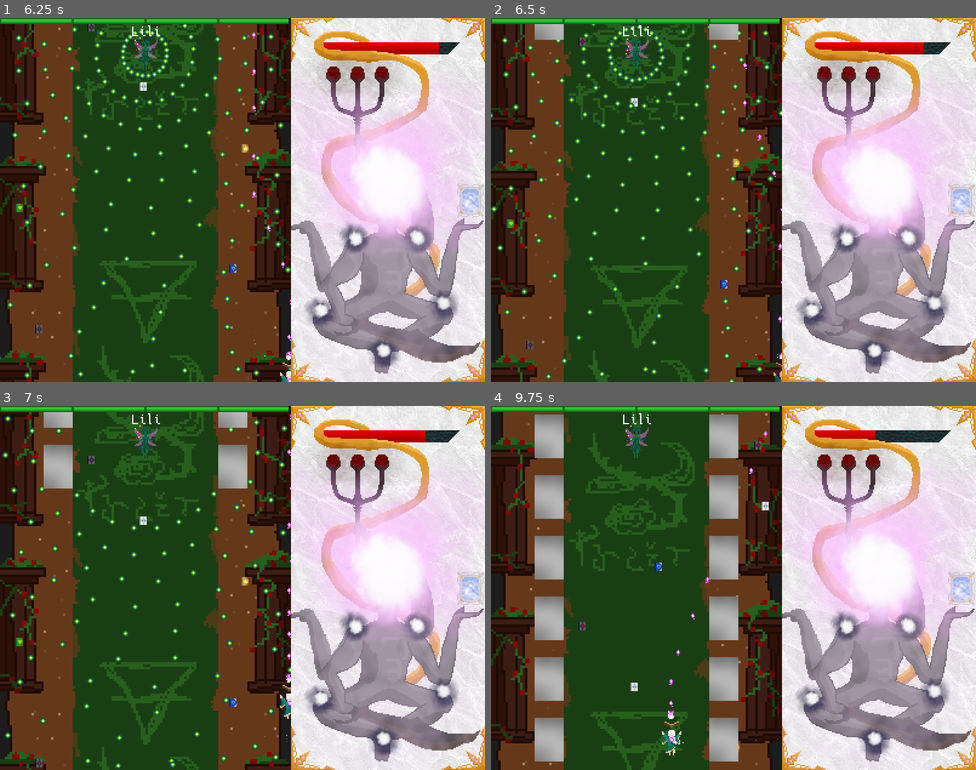
Above: before the commit, frames 1-4 (two rows, left to right).
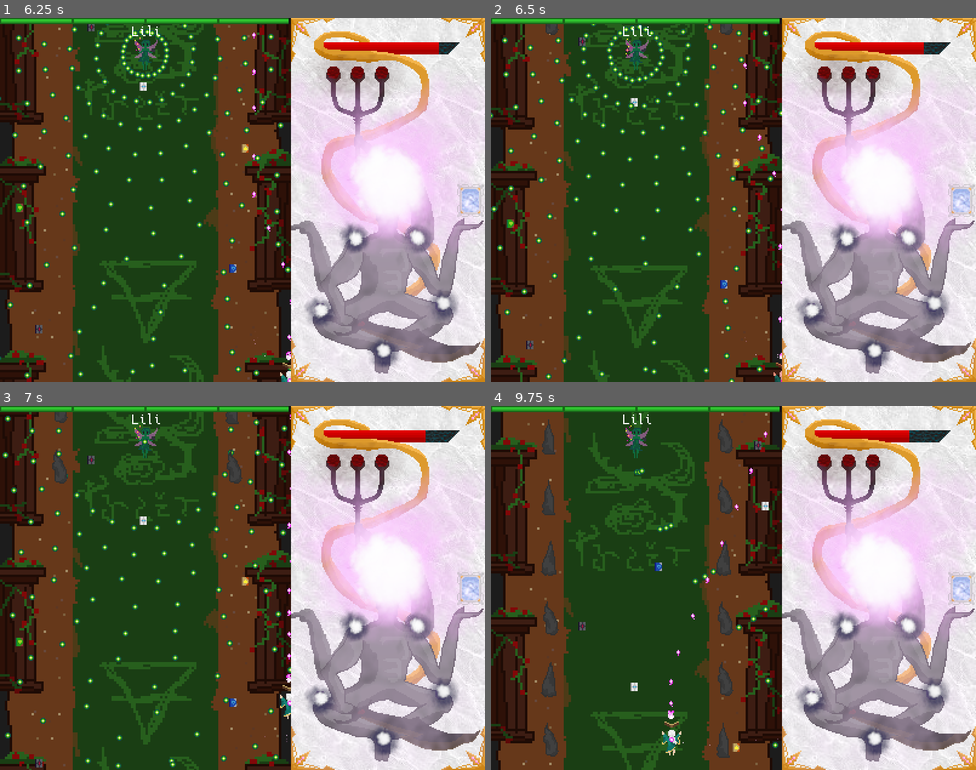
Above: after the commit, the same moments.

Repository: Voltinus/rimu
Game: Godot game, scene res://levels/Level2Earth/Level2Earth.tscn
The game is run twice, just before and just after one commit, with the same random seed, the same clock (stepped at 60 frames per second) and the same inputs. This scene is started directly instead of the project's main scene.
Inputs (mouse positions are in pixels of both pictures, inside the frame that each line leads up to):
- Up to frame 1 (6.25 s): tap Enter (dialogue_skip) at 0.5 s; move the mouse to (349, 181) at 0.52 s; hold D (move_right) 0.53-1.28 s; tap E (use_book) every 0.75 s from 0.6 to 5.85 s; click (349, 181) at 0.67 s; move the mouse to (145, 218) at 1.27 s; hold S (move_down) 1.28-2.03 s; move the mouse to (291, 119) at 2.02 s; hold D (move_right) 2.03-2.78 s; move the mouse to (218, 272) at 2.77 s; hold W (move_up) 2.78-3.53 s; click (218, 272) at 2.92 s; move the mouse to (388, 254) at 3.52 s; hold A (move_left) 3.53-5.03 s; move the mouse to (97, 145) at 4.27 s; move the mouse to (266, 200) at 5.02 s; hold S (move_down) 5.03-5.78 s; click (266, 200) at 5.17 s; move the mouse to (169, 109) at 5.77 s; hold D (move_right) from 5.78 s (still down)
- Up to frame 2 (6.5 s): keep holding D (move_right)
- Up to frame 3 (7 s): move the mouse to (349, 569) at 6.52 s; release D (move_right) at 6.53 s; hold W (move_up) from 6.53 s (still down); tap E (use_book) at 6.6 s
- Up to frame 4 (9.75 s): move the mouse to (636, 606) at 7.27 s; release W (move_up) at 7.28 s; hold D (move_right) 7.28-8.03 s; tap E (use_book) every 0.75 s from 7.35 to 9.6 s; click (636, 606) at 7.42 s; move the mouse to (782, 507) at 8.02 s; hold S (move_down) 8.03-8.78 s; move the mouse to (709, 660) at 8.77 s; hold A (move_left) 8.78-9.53 s; move the mouse to (879, 642) at 9.52 s; hold W (move_up) from 9.53 s (still down); click (879, 642) at 9.67 s

Frame 1 is identical in both runs. In frame 2, 0.5% of the frame differs, in the area x 9-51%, y 1-6%; in frame 3, 2.0%; in frame 4, 9.1%, in the area x 9-87%, y 2-98%.

Commit message:
Added rock texture

Diff:
--- a/levels/Level2Earth/Enemy.gd
+++ b/levels/Level2Earth/Enemy.gd
@@ -8,7 +8,9 @@
 	states = [
 		{ 'shooting': false },
 		{ 'callback': 'lower_corners_shooting' },
-		{ 'callback': 'diamonds_and_rocks' }
+		{ 'shooting': true },
+		{ 'shooting_mode': 'triple' },
+		{ 'callback': 'falling_rocks' }
 	]
 
 
@@ -35,10 +37,12 @@
 	callback_ended = true
 
 
-func diamonds_and_rocks():
+func falling_rocks():
 	for i in range(10):
 		for j in range(2):
 			var node = Rock.instance()
 			node.position = Vector2(Global.game_width() * (0.2 + 0.6*j), 0)
 			get_parent().add_child(node)
 		yield(get_tree().create_timer(0.5), 'timeout')
+	yield(get_tree().create_timer(3), 'timeout')
+	callback_ended = true
--- a/levels/Level2Earth/Objects/Rock/Rock.gd
+++ b/levels/Level2Earth/Objects/Rock/Rock.gd
@@ -3,6 +3,15 @@
 
 const _SPEED = 100
 var velocity := Vector2(0, 1)
+
+
+func _ready():
+	var rand : int = randi() % 3
+	var polygon := get_node('CollisionPolygon' + str(rand+1))
+
+	($Sprite as Sprite).frame = rand
+	polygon.disabled = false
+	polygon.visible = true
 
 
 func _physics_process(delta: float) -> void:
--- a/levels/Level2Earth/Objects/Rock/Rock.tscn
+++ b/levels/Level2Earth/Objects/Rock/Rock.tscn
@@ -1,24 +1,28 @@
-[gd_scene load_steps=5 format=2]
+[gd_scene load_steps=3 format=2]
 
 [ext_resource path="res://levels/Level2Earth/Objects/Rock/Rock.gd" type="Script" id=1]
-
-[sub_resource type="OpenSimplexNoise" id=1]
-
-[sub_resource type="NoiseTexture" id=2]
-width = 24
-height = 36
-noise = SubResource( 1 )
-
-[sub_resource type="RectangleShape2D" id=3]
-extents = Vector2( 12, 18 )
+[ext_resource path="res://levels/Level2Earth/Objects/Rock/obs_earth_rock.png" type="Texture" id=2]
 
 [node name="Rock" type="Area2D"]
 script = ExtResource( 1 )
 
 [node name="Sprite" type="Sprite" parent="."]
-texture = SubResource( 2 )
+texture = ExtResource( 2 )
+hframes = 3
+frame = 2
 
-[node name="CollisionShape2D" type="CollisionShape2D" parent="."]
+[node name="CollisionPolygon1" type="CollisionPolygon2D" parent="."]
 visible = false
-shape = SubResource( 3 )
+polygon = PoolVector2Array( -1.96272, -14.5127, 6.65255, 0.0957565, 7.21441, 13.2996, -2.61823, 13.4869, -5.70848, -0.0915318 )
+disabled = true
+
+[node name="CollisionPolygon2" type="CollisionPolygon2D" parent="."]
+visible = false
+polygon = PoolVector2Array( -0.745342, -14.1382, 4.12416, -0.0915318, 5.0606, 14.8915, -5.3339, 15.0788, -5.52119, 4.12246 )
+disabled = true
+
+[node name="CollisionPolygon3" type="CollisionPolygon2D" parent="."]
+visible = false
+polygon = PoolVector2Array( 1.31483, -14.0445, 4.96695, -0.372463, 5.52882, 14.6106, -5.80213, 14.3297, -5.52119, 4.12246 )
+disabled = true
 [connection signal="body_entered" from="." to="." method="_on_Rock_body_entered"]
Binary file added: levels/Level2Earth/Objects/Rock/obs_earth_rock.png
Not shown, added: levels/Level2Earth/Objects/Rock/obs_earth_rock.png.import
